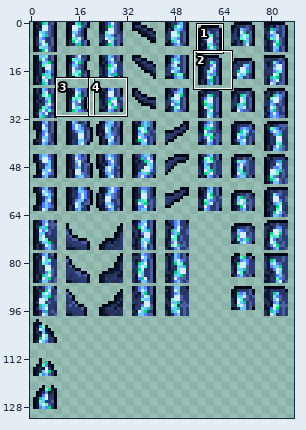
Two versions of one sprite sheet, Tiles/Riven/Exoskeletal_Tree.png. The first picture is a wide view before the edit; the outline marks the close-up.
Close-up. Before:
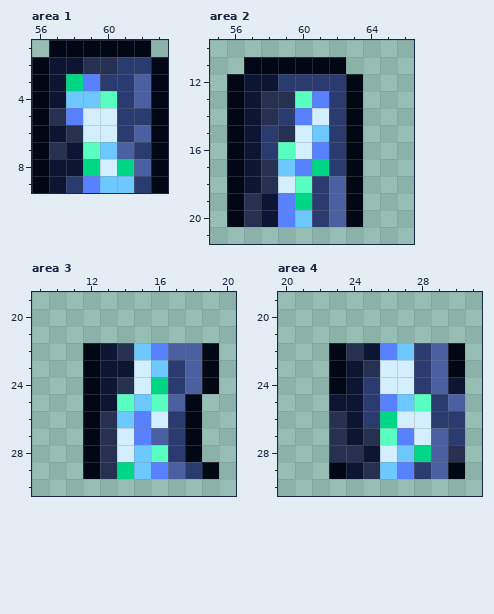
The file is 176x264 pixels, drawn in blocks of 2x2; one block is one cell here. Shown: area 1: x 56..63, y 1..9; area 2: x 55..66, y 10..21; area 3: x 9..20, y 19..30; area 4: x 20..31, y 19..30. The commit also changed other parts of the picture, which this record leaves out.
Once edited:
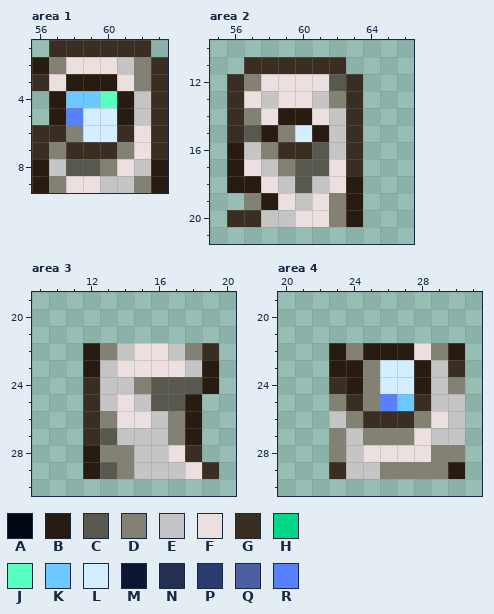
Palette (. is transparent): A #020716  B #281c12  C #59584f  D #828174  E #c5c5c5  F #ebdfdf  G #3a2d22  H #00d786  J #58ffc0  K #6cc8ff  L #d3efff  M #0c1531  N #263051  P #2a3b70  Q #4b60a1  R #5881ff
Edits made:
Changed rows in their new state; - is an unchanged pixel.
Area 1:
first column x 56:
 1 -GGGGGG-
 2 BDFFFEDG
 3 GFBBBFDG
 4 .B---BEG
 5 .B---BEG
 6 GGD--GFG
 7 GDGGGDFG
 8 BECCDFEB
 9 BDFFEEDB
Area 2:
first column x 56:
11 -GGGGGG-
12 GDFFFFCG
13 GFEFFEDG
14 GDFBBFEG
15 GCBD-BEG
16 BEDGGCEG
17 BFEDCCFG
18 BBFECEFB
19 .DBFEFDB
20 GGEEFFDB
Area 3:
first column x 12:
22 BDEFFEDG
23 BEFFFFEB
24 GEEDCCCB
25 GEFECCB-
26 GDFFEDB-
27 GCEEEDB-
28 BDDEEFG-
29 BCDEEEFG
Area 4:
first column x 23:
22 BDBBBFDB
23 BBD--BEG
24 GBD--BED
25 DGD--GEE
26 EDGGGDFE
27 DEDDDFEE
28 DEFFFFDD
29 GEEDDDDB
Where, in picture pixels (left, top, right, bottom), the same in both close-ups:
changed: (32, 40, 168, 193)
changed: (227, 57, 363, 227)
changed: (83, 343, 219, 479)
changed: (329, 343, 465, 479)
